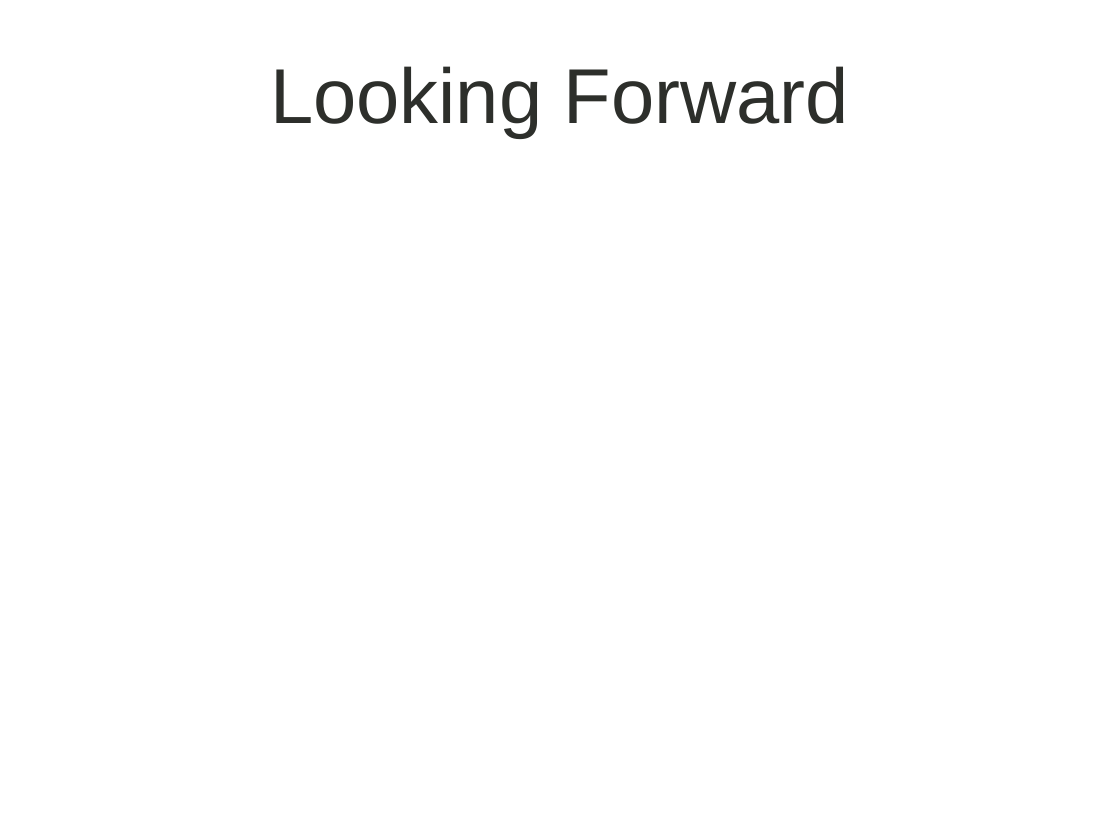
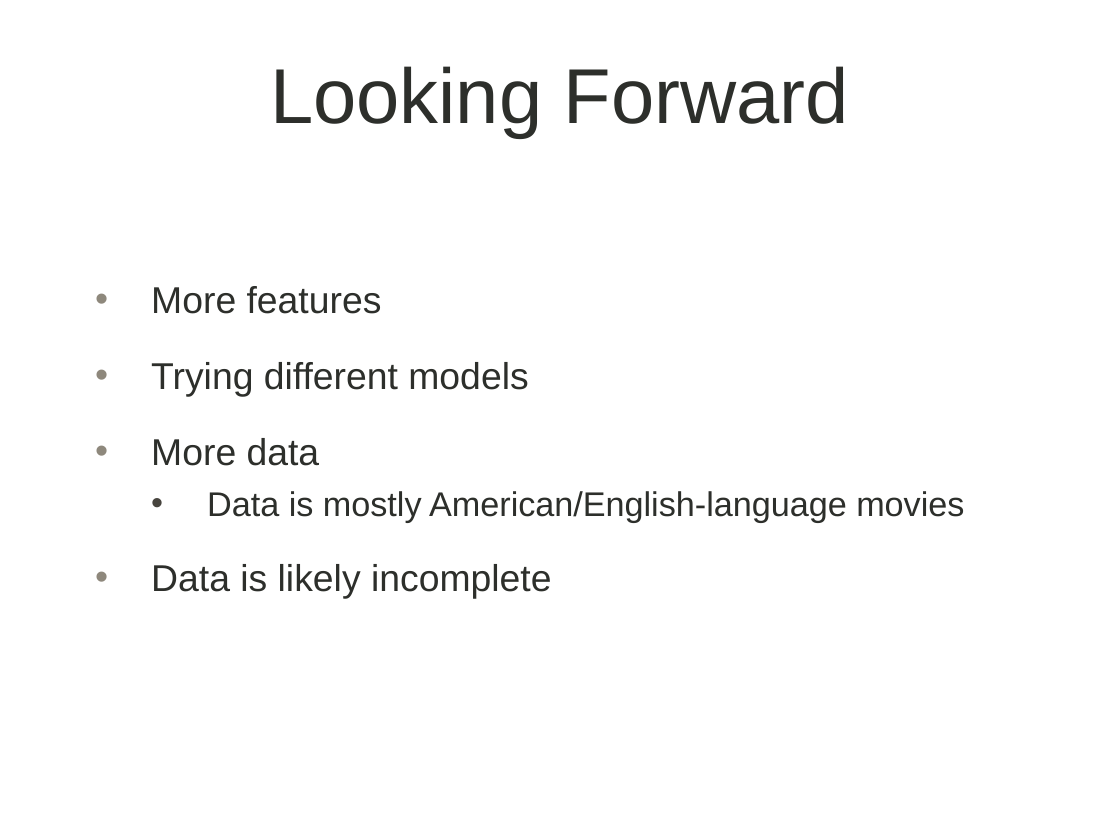
Before and after one commit to maddyobrienjones/project_luther, a slide deck: slide 7 of luther.pptx. Drawn at 1120x840 pixels with LibreOffice and Linux fonts; fonts in the diff are those of the drawing; background and template pictures are left out. Boxes give left, top, right and bottom in pixels: in the first picture for what was removed or moved away, otherwise in the second. Text is boxed around its words. In the diff, an @@ line names an element or a change of style, - is before the commit and + after.

Commit message:
finishing up models

```diff
--- a/luther.pptx
+++ b/luther.pptx
@@ text added at (x1=151, y1=286, x2=964, y2=599), 24 pt, text #2D2F2B @@
+• More features
+• Trying different models
+• More data
+  • Data is mostly American/English-language movies
+• Data is likely incomplete
```
Also in this commit, not shown: 2 other slides changed, 3 other files.
